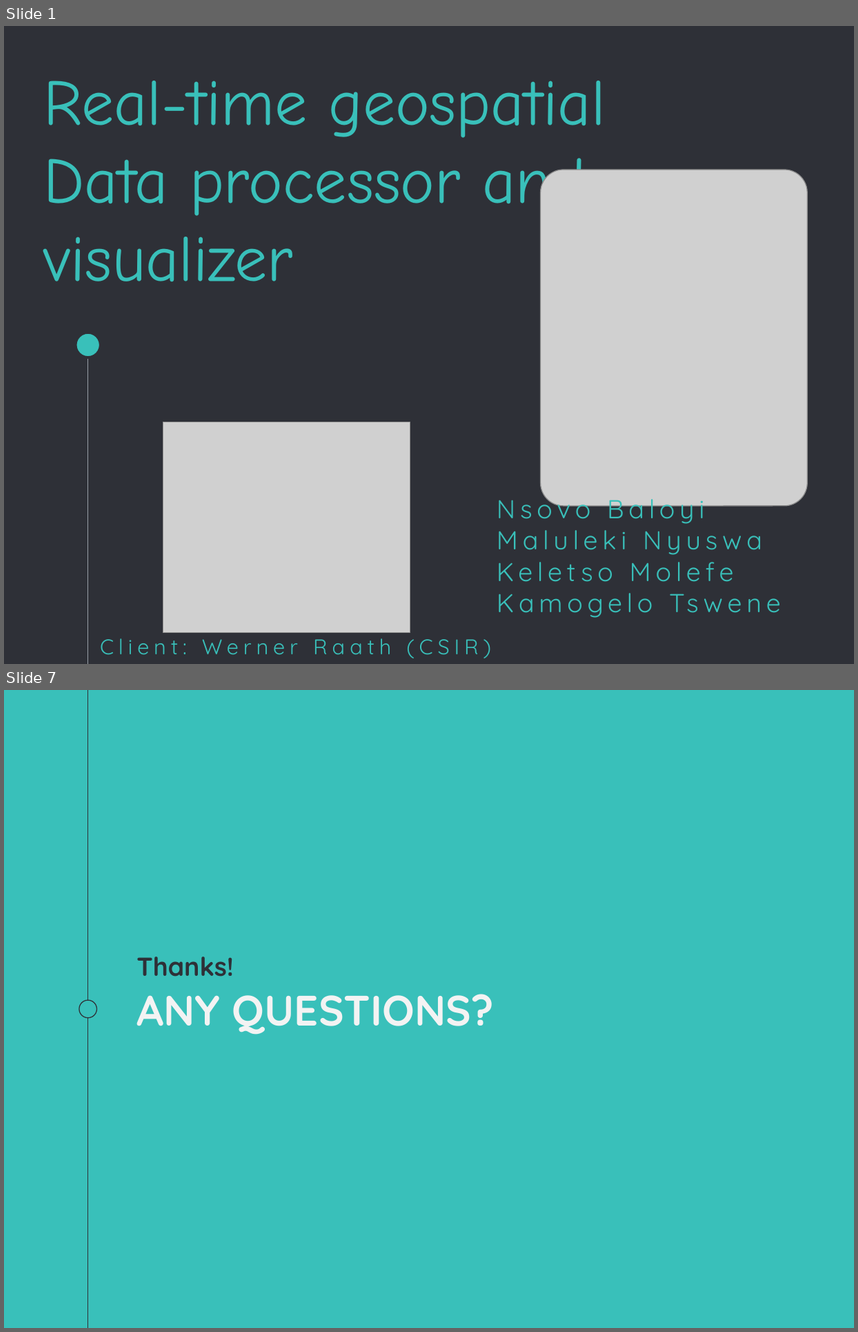
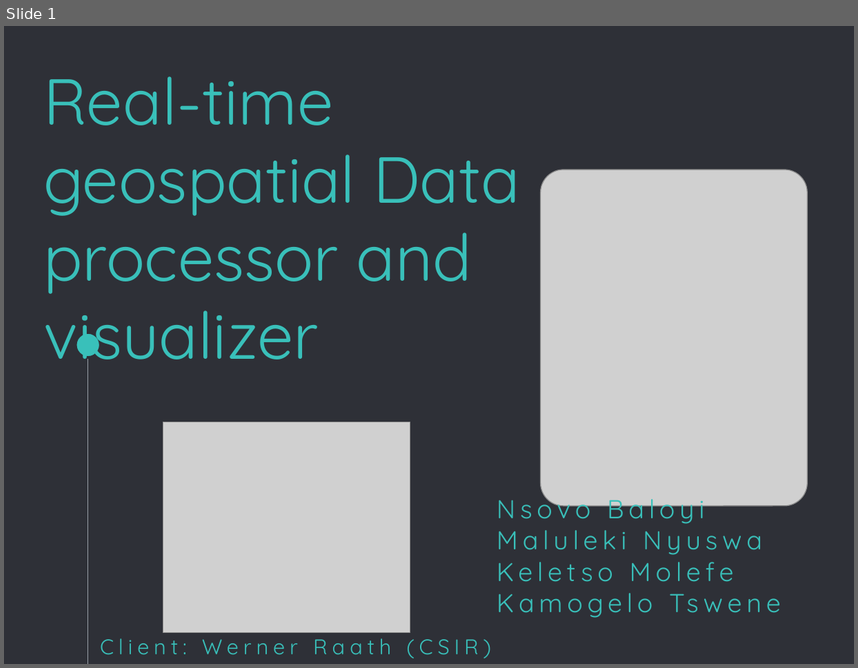
Before and after one commit to Coeus2016/GeospatialDataProcessorVisualiser_documentation, a slide deck: demos/LabOpeningDemo.pptx. Shown one above the other, each under a label of ours: slides 1 and 7 before the commit, slide 1 after it; the slides between them are not shown. The pictures are 858x1332 and 858x668 pixels, drawn with LibreOffice and Linux fonts; fonts in the diff are those of the drawing; grey boxes stand for pictures. Boxes give left, top, right and bottom in pixels: in the first picture for what was removed or moved away, otherwise in the second. Text is boxed around its words. In the diff, an @@ line names an element or a change of style, - is before the commit and + after.

```diff
--- a/demos/LabOpeningDemo.pptx
+++ b/demos/LabOpeningDemo.pptx
@@ slide 7 removed at (4,690,854,1328), background #39C0BA @@
@@ line removed from (88, 690) to (88, 1328) @@
@@ title removed at (136,956,234,976) @@
-Thanks!
@@ subtitle removed at (136,994,494,1034) @@
-ANY QUESTIONS?
@@ ellipse removed at (79,1000,96,1018) @@
@@ slide 1 changed as well @@
@@ title "Real-time geospatial Data processor and ..." at (43,76,520,376): font Comic Neue to Quicksand @@
```
Also in this commit, not shown: 1 other slide changed, 3 slides added, 4 other slides removed.
